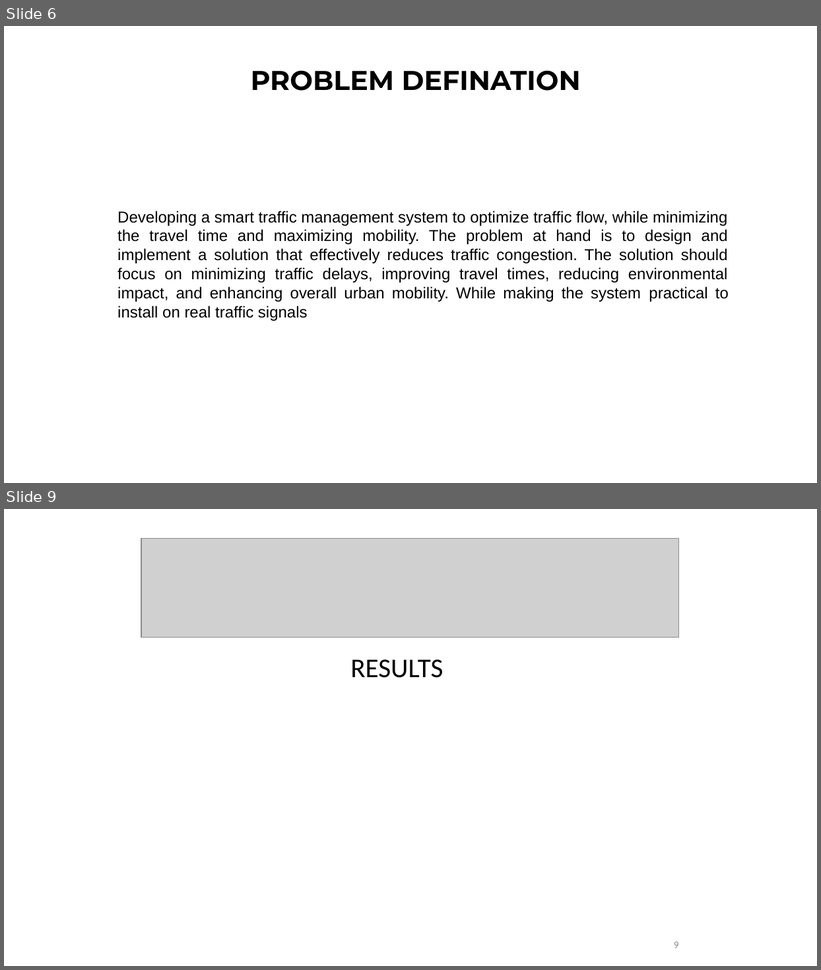
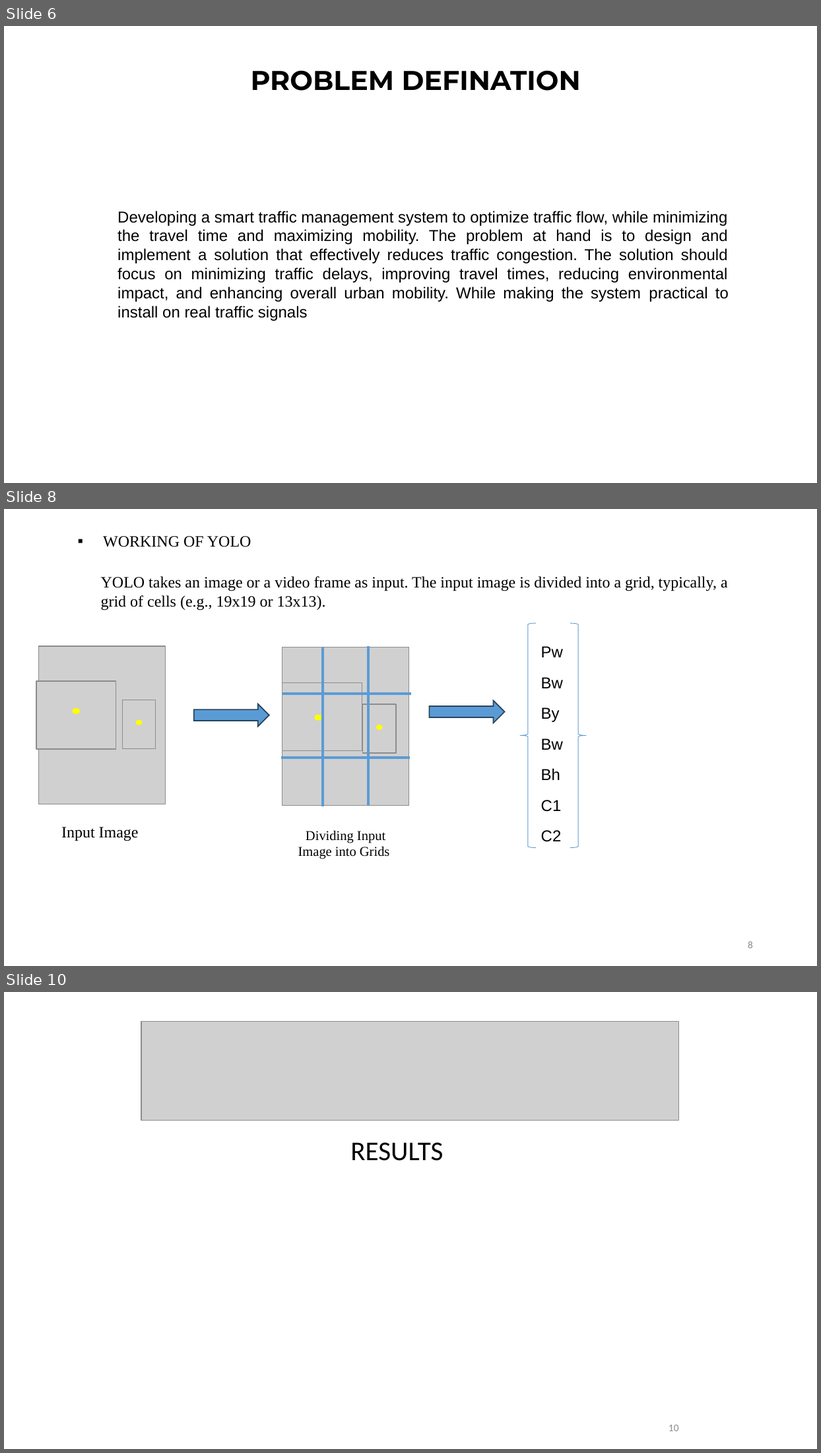
Before and after one commit to Vaibhav-Magadum/MiniProject, a slide deck: Presentation/Presentation_FINAL_DRAFT.pptx. Shown one above the other, each under a label of ours: slides 6 and 9 before the commit, slides 6, 8 and 10 after it; the slides between them are not shown. The pictures are 821x970 and 821x1453 pixels, drawn with LibreOffice and Linux fonts; fonts in the diff are those of the drawing; grey boxes stand for pictures. Boxes give left, top, right and bottom in pixels: in the first picture for what was removed or moved away, otherwise in the second. Text is boxed around its words. In the diff, an @@ line names an element or a change of style, - is before the commit and + after.

Commit message:
changes in Presentation

```diff
--- a/Presentation/Presentation_FINAL_DRAFT.pptx
+++ b/Presentation/Presentation_FINAL_DRAFT.pptx
@@ slide 8 added at (4, 509, 817, 966), background #FFFFFF @@
@@ text added at (103, 536, 252, 547), 14 pt, text #000000 @@
+▪ WORKING OF YOLO
@@ text added at (101, 576, 728, 610), 14 pt, text #000000 @@
+YOLO takes an image or a video frame as input. The input image is divided into a grid, typically, a grid of cells (e.g., 19x19 or 13x13).
@@ left brace added at (519, 624, 536, 848), outline #5B9BD5 0.5 pt @@
@@ right brace added at (570, 624, 586, 848), outline #5B9BD5 0.5 pt @@
@@ picture added at (39, 646, 166, 804) @@
@@ picture added at (282, 647, 409, 805) @@
@@ line added from (323, 647) to (323, 807), #5B9BD5 2.25 pt @@
@@ line added from (368, 646) to (368, 806), #5B9BD5 2.25 pt @@
@@ text added at (541, 646, 563, 842), 14 pt, text #000000 @@
+Pw
+Bw
+By
+Bw
+Bh
+C1
+C2
@@ picture added at (36, 681, 116, 750) @@
@@ picture added at (282, 683, 362, 751) @@
@@ picture added at (123, 700, 156, 749) @@
@@ right arrow added at (194, 704, 270, 727), fill #5B9BD5, outline #28445D 1 pt @@
@@ line added from (283, 694) to (411, 694), #5B9BD5 2.25 pt @@
@@ picture added at (362, 704, 396, 753) @@
@@ right arrow added at (429, 701, 505, 723), fill #5B9BD5, outline #28445D 1 pt @@
@@ ellipse added at (73, 709, 80, 714), fill #FFFF00, outline #FFFF00 1 pt @@
@@ ellipse added at (137, 720, 141, 724), fill #FFFF00, outline #FFFF00 1 pt @@
@@ ellipse added at (316, 716, 322, 720), fill #FFFF00, outline #FFFF00 1 pt @@
@@ ellipse added at (376, 725, 382, 729), fill #FFFF00, outline #FFFF00 1 pt @@
@@ line added from (281, 758) to (410, 758), #5B9BD5 2.25 pt @@
@@ text added at (61, 827, 139, 841), 14 pt, text #000000 @@
+Input Image
@@ text added at (298, 830, 390, 859), 12 pt, text #000000 @@
+Dividing Input Image into Grids
@@ page number added at (748, 941, 753, 949), 9 pt, text #8C8C8C @@
+8
@@ what was slide 9 is now slide 10 @@
@@ page number at (669, 1425, 679, 1432): text changed @@
-9
+10
```
Also in this commit, not shown: 1 slide changed, 1 other slide added, 1 slide removed, 1 other file.
